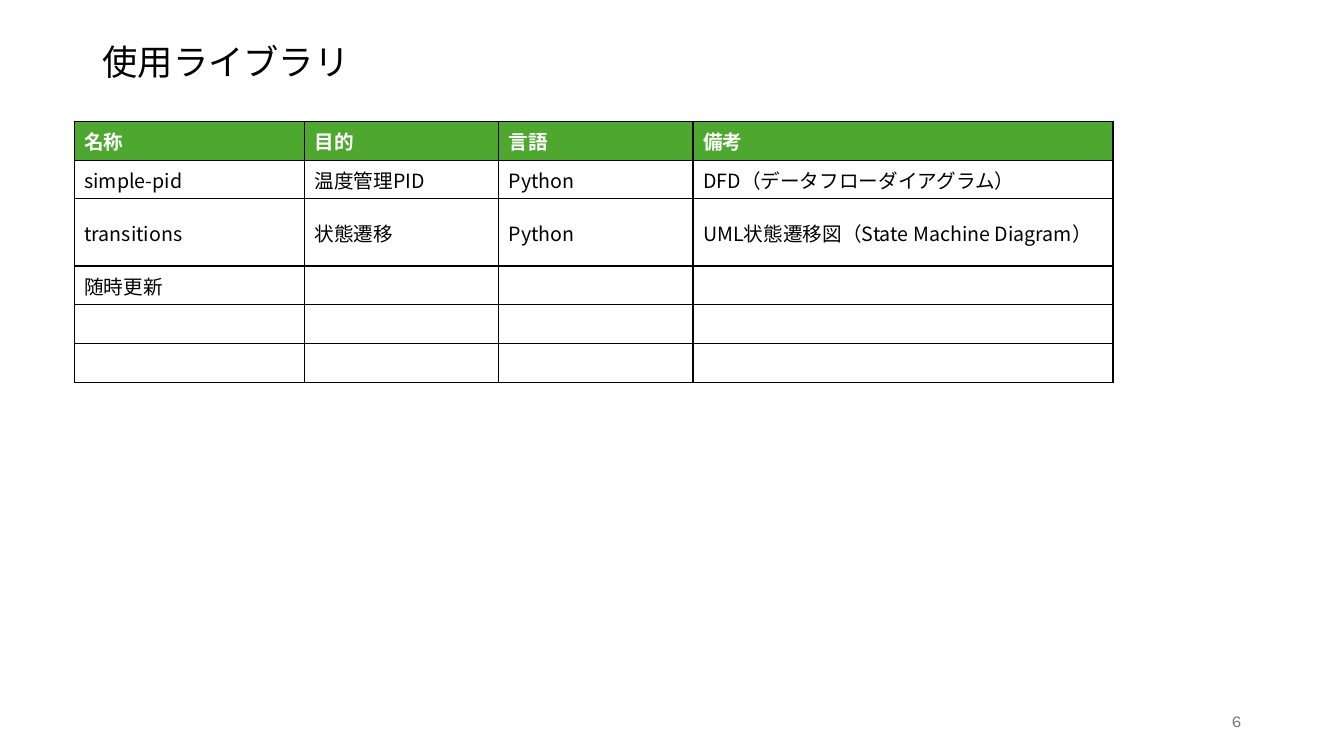
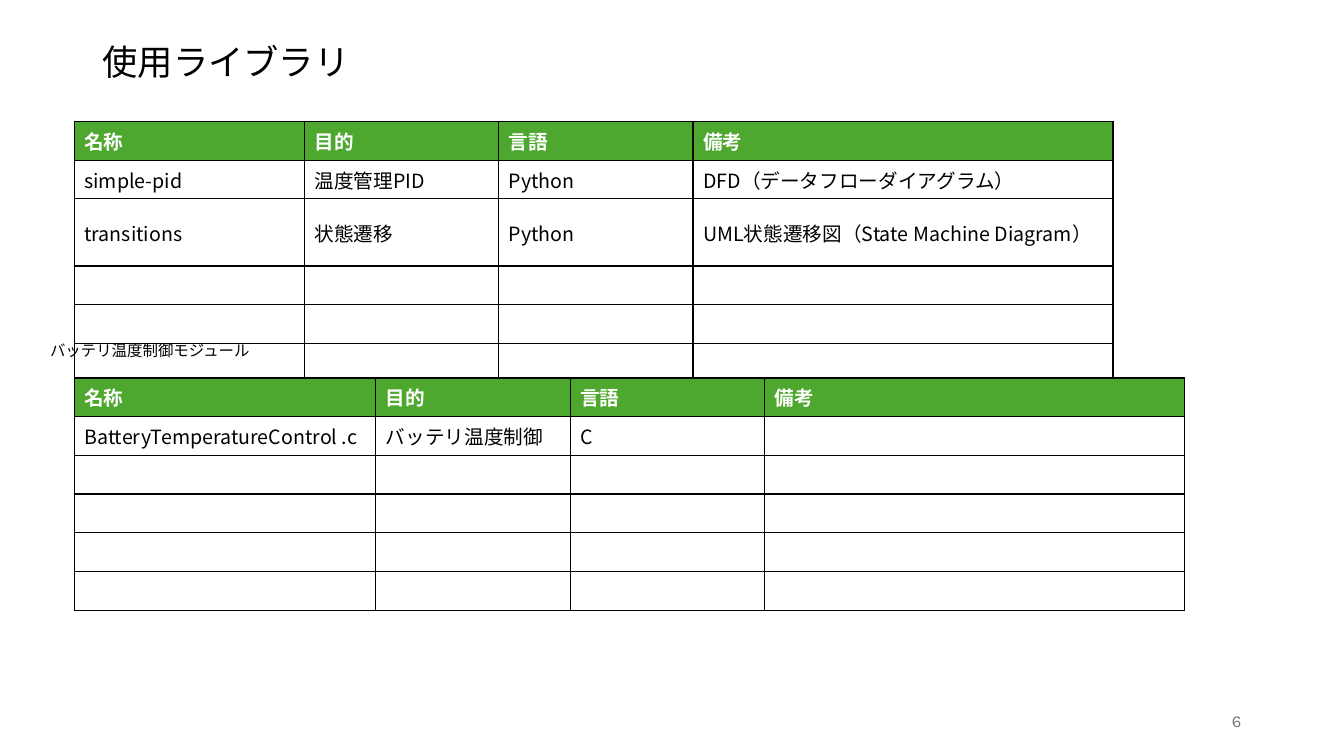
Before and after one commit to KazYag/nyaTraining-python-project, a slide deck: slide 6 of Specification/基本仕様.pptx. Drawn at 1344x756 pixels with LibreOffice and Linux fonts; fonts in the diff are those of the drawing. Boxes give left, top, right and bottom in pixels: in the first picture for what was removed or moved away, otherwise in the second. Text is boxed around its words. In the diff, an @@ line names an element or a change of style, - is before the commit and + after.

Commit message:
ソースコード名、モジュール名を追加

```diff
--- a/Specification/基本仕様.pptx
+++ b/Specification/基本仕様.pptx
@@ table at [75, 121, 1114, 323] @@
-row 4: 随時更新 |  |  | 
+row 6:  |  |  | 
@@ text added at [50, 341, 250, 361], 11 pt, text #000000 @@
+バッテリ温度制御モジュール
@@ table added at [75, 378, 1186, 580], 6 rows, 4 columns @@
+名称 | 目的 | 言語 | 備考
+BatteryTemperatureControl .c | バッテリ温度制御 | C | 
+ |  |  | 
+ |  |  | 
+ |  |  | 
+ |  |  | 
```
Also in this commit, not shown: 2 other files.
